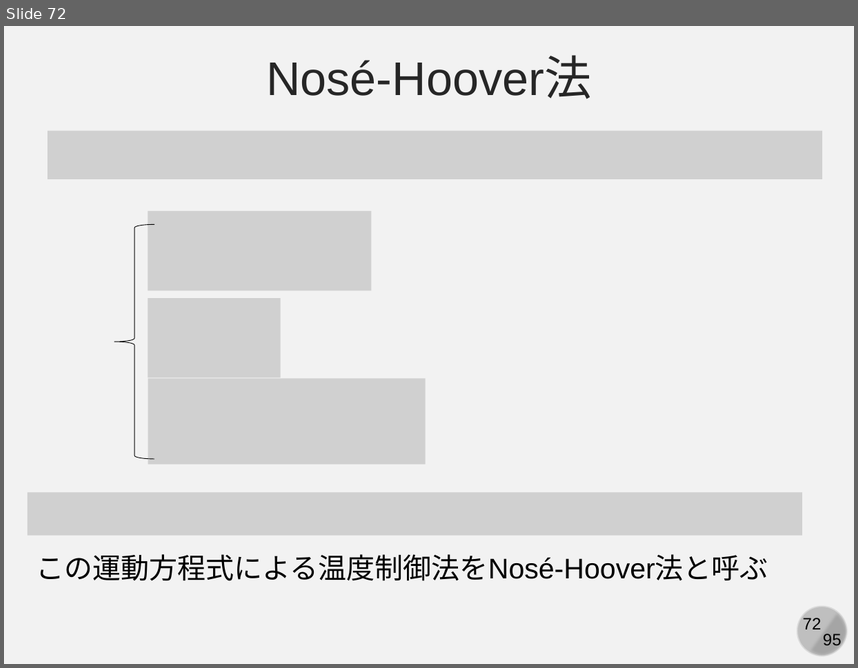
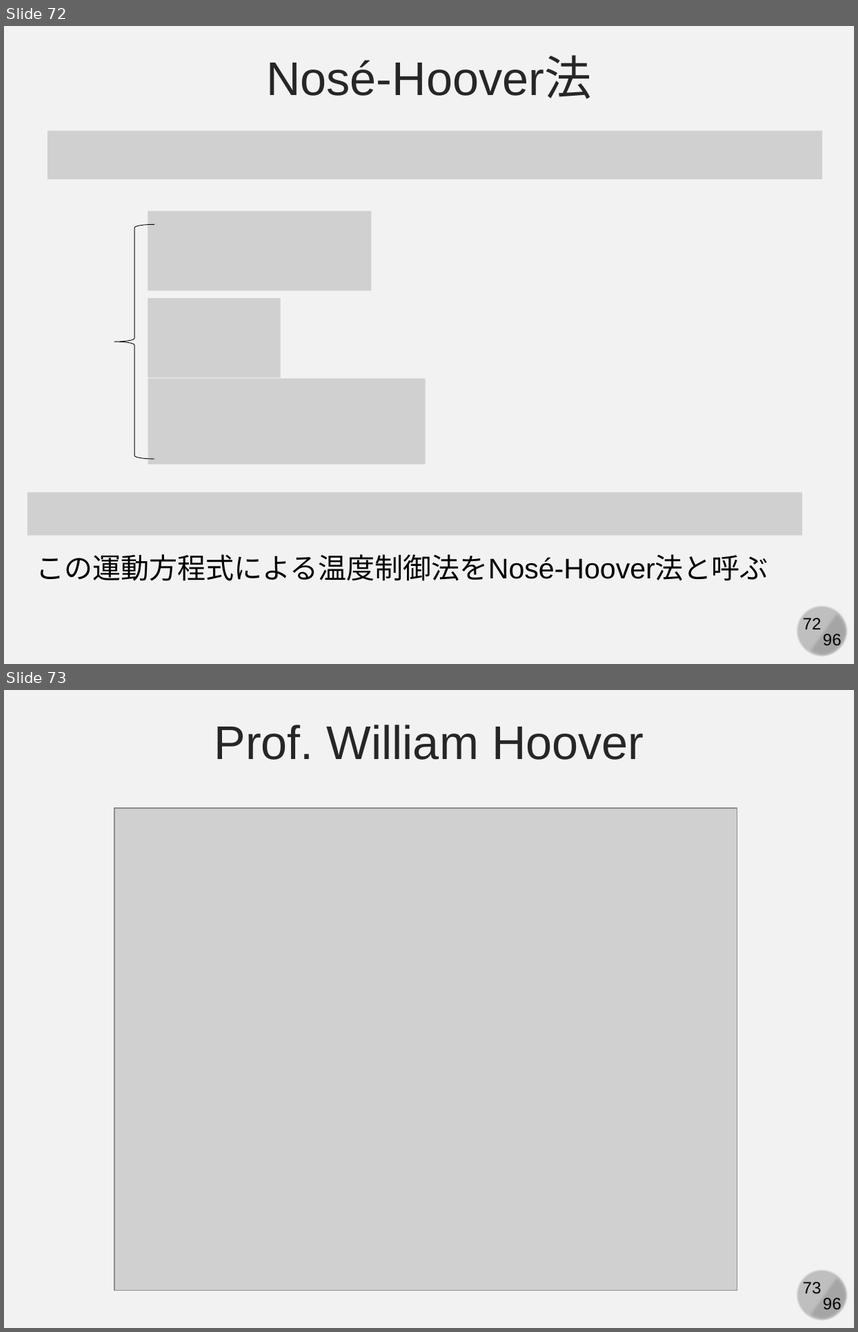
Before and after one commit to kaityo256/simulation_engineering, a slide deck: 06_md_observable/simulation06.pptx. Shown one above the other, each under a label of ours: slide 72 before the commit, slides 72 and 73 after it. The pictures are 858x668 and 858x1332 pixels, drawn with LibreOffice and Linux fonts; fonts in the diff are those of the drawing; grey boxes stand for pictures. Boxes give left, top, right and bottom in pixels: in the first picture for what was removed or moved away, otherwise in the second. Text is boxed around its words. In the diff, an @@ line names an element or a change of style, - is before the commit and + after.

Commit message:
adds a photo

```diff
--- a/06_md_observable/simulation06.pptx
+++ b/06_md_observable/simulation06.pptx
@@ slide 73 added at [4, 690, 854, 1328], background #F2F2F2; not listed: 4 template elements that a slide beside it also shows @@
@@ text added at [214, 724, 644, 760], 40 pt, text #262626 @@
+Prof. William Hoover
@@ picture added at [114, 808, 737, 1290] @@
@@ slide 72 changed as well @@
@@ text at [823, 633, 842, 649]: text changed @@
-95
+96
```
Also in this commit, not shown: 94 other slides changed.
